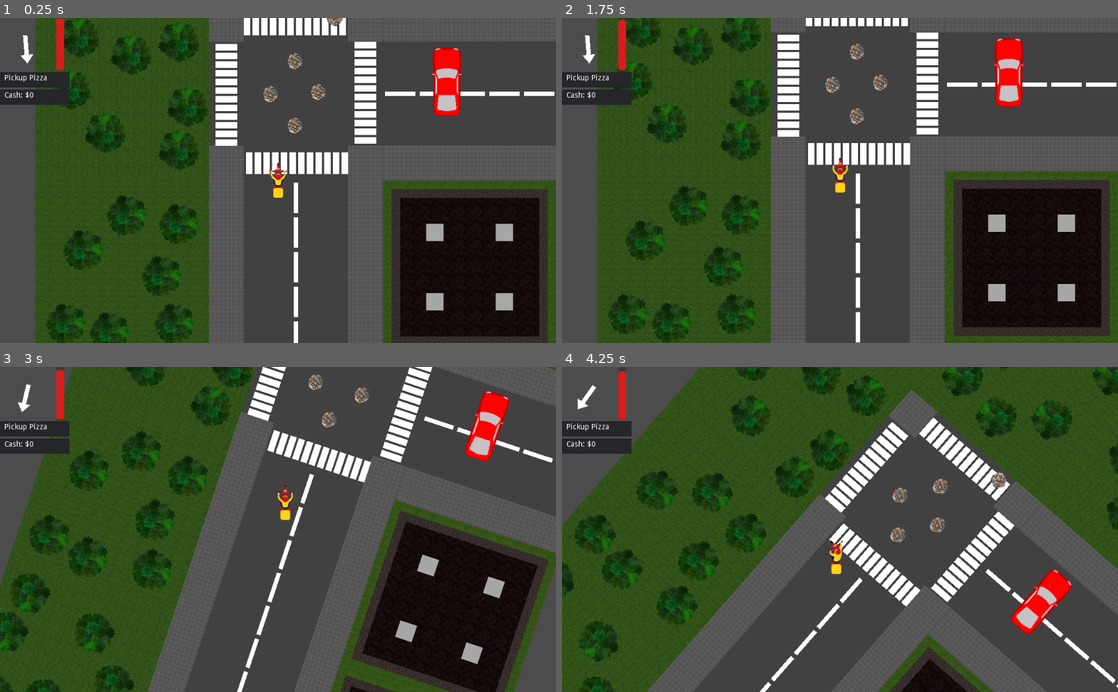
Above: before the commit, frames 1-4 (two rows, left to right).
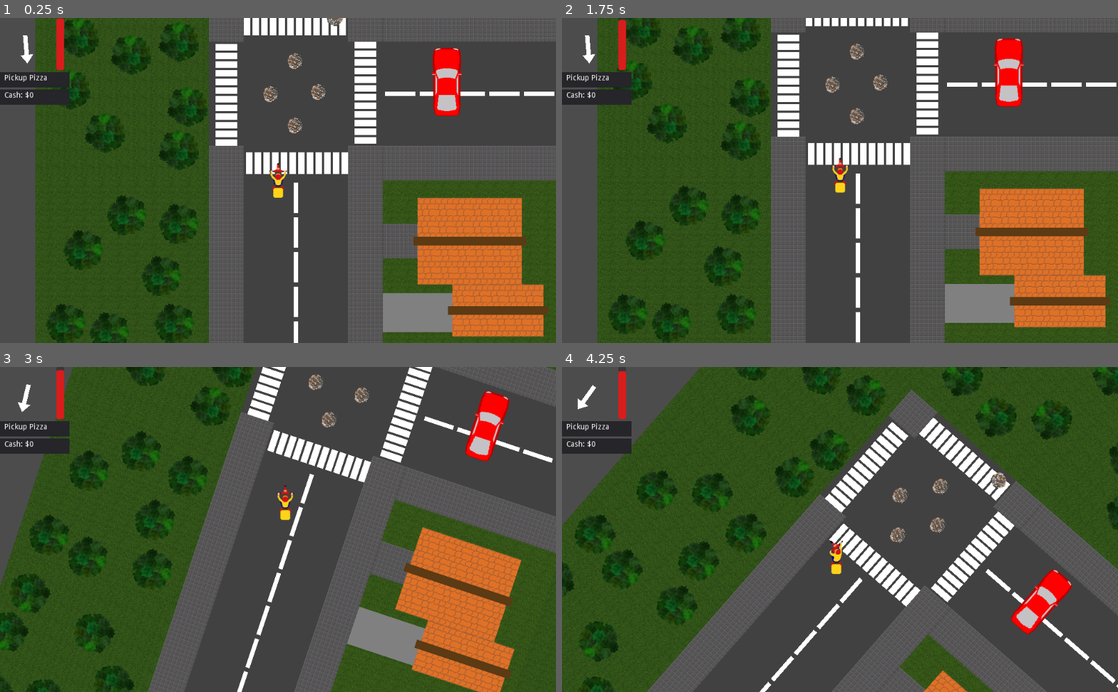
Above: after the commit, the same moments.

Repository: kwikrick/pizzaguy
Game: Godot game, scene res://Main.tscn
Same seed, same stepped clock (60 frames per second), same inputs: the game is played once before the commit and once after it.
Inputs:
- Up to frame 1 (0.25 s): no input
- Up to frame 2 (1.75 s): tap Enter at 0.5 s; hold Right (move_right) 0.53-1.28 s; tap Space at 1.25 s; hold Down (move_back) from 1.28 s (still down)
- Up to frame 3 (3 s): release Down (move_back) at 2.03 s; hold Right (move_right) 2.03-2.78 s; hold Up (move_forward) from 2.78 s (still down)
- Up to frame 4 (4.25 s): release Up (move_forward) at 3.53 s; hold Left (move_left) from 3.53 s (still down)

The runs differ from the first frame. In frame 1, 14% of the frame differs, in the area x 68-100%, y 52-100%; in frame 2, 14%; in frame 3, 15%, in the area x 61-100%, y 44-100%; in frame 4, 1.3%.

Commit message:
added house

Diff:
--- a/City.tscn
+++ b/City.tscn
@@ -1,41 +1,28 @@
-[gd_scene load_steps=6 format=2]
+[gd_scene load_steps=8 format=2]
 
 [ext_resource path="res://Park.tscn" type="PackedScene" id=1]
 [ext_resource path="res://RoadH.tscn" type="PackedScene" id=2]
 [ext_resource path="res://RoadV.tscn" type="PackedScene" id=3]
 [ext_resource path="res://RoadX.tscn" type="PackedScene" id=4]
 [ext_resource path="res://Building.tscn" type="PackedScene" id=5]
+[ext_resource path="res://House.tscn" type="PackedScene" id=6]
+[ext_resource path="res://Grass.tscn" type="PackedScene" id=7]
 
 [node name="City" type="Node2D"]
 
 [node name="CityStreet1" type="Node2D" parent="."]
 position = Vector2( 0, 320 )
-__meta__ = {
-"_edit_group_": true
-}
 
 [node name="CityBlock1" type="Node2D" parent="CityStreet1"]
-__meta__ = {
-"_edit_group_": true
-}
-
-[node name="Building1" parent="CityStreet1/CityBlock1" instance=ExtResource( 5 )]
-position = Vector2( 320, 0 )
 
 [node name="RoadV1" parent="CityStreet1/CityBlock1" instance=ExtResource( 3 )]
 
-[node name="Building3" parent="CityStreet1/CityBlock1" instance=ExtResource( 5 )]
-position = Vector2( 960, 0 )
-
 [node name="RoadV2" parent="CityStreet1/CityBlock1" instance=ExtResource( 3 )]
 position = Vector2( 0, 320 )
 
 [node name="Building4" parent="CityStreet1/CityBlock1" instance=ExtResource( 5 )]
 position = Vector2( 1280, 0 )
 
-[node name="Building5" parent="CityStreet1/CityBlock1" instance=ExtResource( 5 )]
-position = Vector2( 320, 320 )
-
 [node name="RoadV3" parent="CityStreet1/CityBlock1" instance=ExtResource( 3 )]
 position = Vector2( 0, 640 )
 
@@ -44,16 +31,10 @@
 
 [node name="Building8" parent="CityStreet1/CityBlock1" instance=ExtResource( 5 )]
 position = Vector2( 1280, 320 )
-
-[node name="Building9" parent="CityStreet1/CityBlock1" instance=ExtResource( 5 )]
-position = Vector2( 320, 640 )
 
 [node name="Building12" parent="CityStreet1/CityBlock1" instance=ExtResource( 5 )]
 position = Vector2( 1280, 640 )
 
-[node name="Building13" parent="CityStreet1/CityBlock1" instance=ExtResource( 5 )]
-position = Vector2( 320, 960 )
-
 [node name="Building14" parent="CityStreet1/CityBlock1" instance=ExtResource( 5 )]
 position = Vector2( 640, 960 )
 
@@ -77,6 +58,37 @@
 
 [node name="RoadX2" parent="CityStreet1/CityBlock1" instance=ExtResource( 4 )]
 position = Vector2( 0, 1280 )
+
+[node name="House1" parent="CityStreet1/CityBlock1" instance=ExtResource( 6 )]
+position = Vector2( 320, 0 )
+
+[node name="House2" parent="CityStreet1/CityBlock1" instance=ExtResource( 6 )]
+position = Vector2( 320, 320 )
+
+[node name="House3" parent="CityStreet1/CityBlock1" instance=ExtResource( 6 )]
+position = Vector2( 328, 640 )
+
+[node name="House4" parent="CityStreet1/CityBlock1" instance=ExtResource( 6 )]
+position = Vector2( 328, 960 )
+
+[node name="Park" parent="CityStreet1/CityBlock1" instance=ExtResource( 1 )]
+position = Vector2( 960, 0 )
+
+[node name="Park2" parent="CityStreet1/CityBlock1" instance=ExtResource( 1 )]
+position = Vector2( 960, 640 )
+
+[node name="Park3" parent="CityStreet1/CityBlock1" instance=ExtResource( 1 )]
+position = Vector2( 648, 960 )
+rotation = -1.5708
+
+[node name="Grass1" parent="CityStreet1/CityBlock1" instance=ExtResource( 7 )]
+position = Vector2( 640, 0 )
+
+[node name="Grass2" parent="CityStreet1/CityBlock1" instance=ExtResource( 7 )]
+position = Vector2( 640, 320 )
+
+[node name="Grass3" parent="CityStreet1/CityBlock1" instance=ExtResource( 7 )]
+position = Vector2( 960, 320 )
 
 [node name="CityBlock2" type="Node2D" parent="CityStreet1"]
 position = Vector2( 1600, 0 )
--- /dev/null
+++ b/Grass.tscn
@@ -0,0 +1,10 @@
+[gd_scene load_steps=2 format=2]
+
+[ext_resource path="res://grass.tres" type="Texture" id=2]
+
+[node name="Grass" type="Node2D"]
+
+[node name="Grass" type="Polygon2D" parent="."]
+color = Color( 0.384314, 0.643137, 0.192157, 1 )
+texture = ExtResource( 2 )
+polygon = PoolVector2Array( 320, 0, 0, 0, 0, 320, 320, 320 )
--- /dev/null
+++ b/House.tscn
@@ -0,0 +1,78 @@
+[gd_scene load_steps=6 format=2]
+
+[ext_resource path="res://grass.tres" type="Texture" id=1]
+[ext_resource path="res://assets/pavestone.png" type="Texture" id=2]
+[ext_resource path="res://assets/shingles.png" type="Texture" id=3]
+
+[sub_resource type="RectangleShape2D" id=5]
+extents = Vector2( 96, 80 )
+
+[sub_resource type="RectangleShape2D" id=6]
+extents = Vector2( 85, 48 )
+
+[node name="House" type="StaticBody2D"]
+
+[node name="Polygons" type="Node2D" parent="."]
+
+[node name="Grass" type="Polygon2D" parent="Polygons"]
+position = Vector2( 104, 16 )
+color = Color( 0.411765, 0.662745, 0.184314, 1 )
+offset = Vector2( -104, -16 )
+texture = ExtResource( 1 )
+polygon = PoolVector2Array( 0, 0, 320, 0, 320, 320, 0, 320 )
+
+[node name="Sidewalk3" type="Polygon2D" parent="Polygons"]
+position = Vector2( 160, 240 )
+rotation = 1.5708
+color = Color( 0.811765, 0.811765, 0.811765, 1 )
+offset = Vector2( -160, -160 )
+texture = ExtResource( 2 )
+texture_rotation_degrees = 0.1
+polygon = PoolVector2Array( 0.000350952, 256.001, 0.000350952, 256.001, 64.0004, 256, 64.0006, 320, 0, 320 )
+
+[node name="Roof1" type="Polygon2D" parent="Polygons"]
+texture = ExtResource( 3 )
+polygon = PoolVector2Array( 64, 104, 256, 104, 256, 32, 64, 32 )
+
+[node name="Roof3" type="Polygon2D" parent="Polygons"]
+position = Vector2( 64, 160 )
+texture = ExtResource( 3 )
+polygon = PoolVector2Array( 64, 72, 232, 72, 232, 32, 64, 32 )
+
+[node name="Roof4" type="Polygon2D" parent="Polygons"]
+position = Vector2( 296, 288 )
+rotation = -3.14159
+offset = Vector2( -64, -32 )
+texture = ExtResource( 3 )
+polygon = PoolVector2Array( 64, 72, 232, 72, 232, 32, 64, 32 )
+
+[node name="Roof2" type="Polygon2D" parent="Polygons"]
+position = Vector2( 256, 192 )
+rotation = -3.14159
+offset = Vector2( -64, -24 )
+texture = ExtResource( 3 )
+polygon = PoolVector2Array( 64, 96, 256, 96, 256, 24, 64, 24 )
+
+[node name="Driveway" type="Polygon2D" parent="Polygons"]
+color = Color( 0.501961, 0.501961, 0.501961, 1 )
+polygon = PoolVector2Array( 0, 208, 128, 208, 128, 280, 0, 280 )
+
+[node name="Beam" type="Polygon2D" parent="Polygons"]
+color = Color( 0.356863, 0.227451, 0.0784314, 1 )
+polygon = PoolVector2Array( 56, 104, 264, 104, 264, 120, 56, 120 )
+
+[node name="Beam2" type="Polygon2D" parent="Polygons"]
+position = Vector2( 70.4615, 128 )
+scale = Vector2( 0.884615, 1 )
+color = Color( 0.356863, 0.227451, 0.0784314, 1 )
+polygon = PoolVector2Array( 56, 104, 264, 104, 264, 120, 56, 120 )
+
+[node name="CollisionShape2D1" type="CollisionShape2D" parent="."]
+visible = false
+position = Vector2( 160, 112 )
+shape = SubResource( 5 )
+
+[node name="CollisionShape2D2" type="CollisionShape2D" parent="."]
+visible = false
+position = Vector2( 211, 240 )
+shape = SubResource( 6 )
Binary file added: assets/shingles.png
Not shown, added: assets/shingles.png.import
